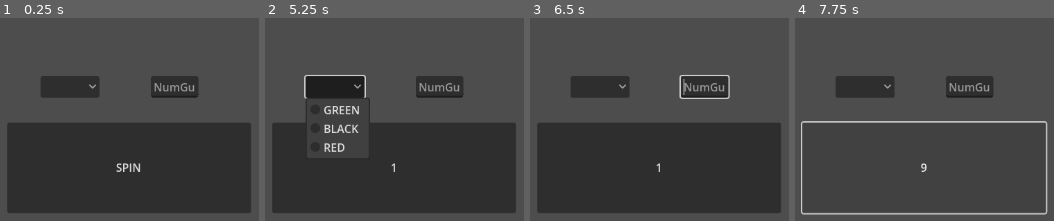
Above: before the commit, frames 1-4 (left to right).
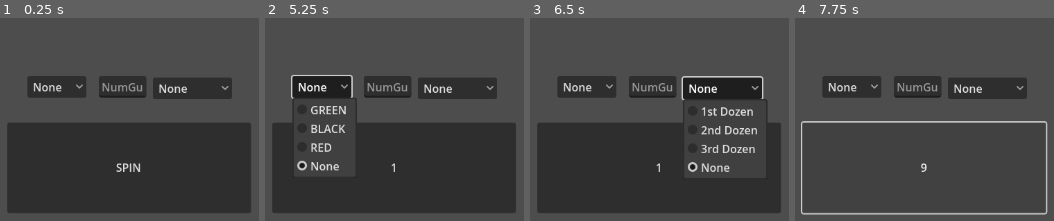
Above: after the commit, the same moments.

Repository: Nobodylollol/SypProjekt
Game: Godot game, scene res://node_2d.tscn
Same seed, same stepped clock (60 frames per second), same inputs: the game is played once before the commit and once after it.
Inputs (mouse positions are in pixels of both pictures, inside the frame that each line leads up to; where the layout moved, square brackets give the same spot in the first picture):
- Up to frame 1 (0.25 s): no input
- Up to frame 2 (5.25 s): click "SPIN" at 0.5 s; click "1" at 1.25 s; click "22" at 2 s; click "24" at 2.75 s; click "10" at 3.5 s; click "26" at 4.25 s; click (321, 87) [334, 87] at 5 s
- Up to frame 3 (6.5 s): click (721, 89) at 5.75 s, where only the run after the commit has a clickable "None"
- Up to frame 4 (7.75 s): click "1" at 6.5 s; click "5" at 7.25 s

The runs differ from the first frame. In frame 1, 4.8% of the frame differs, in the area x 10-90%, y 28-40%; in frame 2, 7.1%; in frame 3, 7.8%, in the area x 10-92%, y 28-76%; in frame 4, 4.8%.

Commit message:
Implementation Logic
dozens, validation

Diff:
--- a/Scripts/ColorSelect.gd
+++ b/Scripts/ColorSelect.gd
@@ -1,8 +1,5 @@
 extends OptionButton
 class_name Option
-
-@onready var Select = $"."
-
 
 func getSelection() -> int:
 	return self.get_selected_id();
--- a/Scripts/PointValidation.gd
+++ b/Scripts/PointValidation.gd
@@ -3,6 +3,7 @@
 @onready var NumGen 	:= $"../SpinButton"
 @onready var NumInput 	:= $"../NumberInput"
 @onready var OptionCol 	:= $"../ColorSelect"
+@onready var OptionDoz	:= $"../SelectDozen"
 
 const BLACK := [2,4,6,8,10,11,13,15,17,20,22,24,26,28,31,33,35]
 const RED 	:= [1,3,5,7,9,12,14,16,18,19,21,23,25,27,30,32,34,36]
@@ -17,6 +18,10 @@
 	if checkForColorWithInt(NumGen.getResult()) == checkForColorWithStr(str(OptionCol.getSelection())):
 		self.text= "	You've guessed the right color\n
 							Calculating score"
+
+	if checkForThird(NumGen.getResult())==checkForThirdWithId():
+		self.text=	"You've guessed the right Third \n
+					Calculating score"
 	return -1
 
 func checkForColorWithInt(Check :int) -> String:
@@ -29,7 +34,7 @@
 	return "ERR"
 
 func checkForColorWithStr(Check :String) -> String:
-	if Check=="0":
+	if Check=="3":
 		return "GREEN"
 	elif Check=="2":
 		return "RED"
@@ -37,11 +42,16 @@
 		return "BLACK"
 	return "ERR"
 
-func checkForThird()->int:
-	if   1  <= NumGen.getResult() <= 12:
+func checkForThird(input:int)->int:
+	if   1  <= input && input <= 12:
 		return 1;
-	elif 13 <= NumGen.getResult() <= 24:
+	elif 13 <= input && input <= 24:
 		return 2;
-	elif 25 <= NumGen.getResult() <= 26:
+	elif 25 <= input && input <= 36:
 		return 3;
 	return -1
+
+func checkForThirdWithId()->int:
+	if OptionDoz.getSelection() != 0:
+		return OptionDoz.getSelection()
+	return -1
--- a/Scripts/Random_Number_Generator.gd
+++ b/Scripts/Random_Number_Generator.gd
@@ -6,6 +6,7 @@
 @onready var NumCon := $"../NumberInput";
 var NumberEntered
 signal validateScore
+var Probabilities := [0,1,2,3,4,5,6,7,8,9,10,11,12,13,14,15,16,17,18,19,20,21,22,23,24,25,26,27,28,29,30,31,32,33,34,35,36];
 
 
 func _ready():
@@ -16,12 +17,15 @@
 func _on_button_down() -> int:
 
 	NumberEntered = NumCon.getNumEntered()
-	Result = rng.randi_range(0,36)
+	Result = Probabilities[rng.randi_range(0,36)];
 
 	print("Output")
 	print("Generated: "+str(Result));
 	self.text = str(Result)
-	print("Input: "+str(NumberEntered))
+	if !(NumberEntered==-1):
+		print("Input: "+str(NumberEntered))
+	else:
+		print("Selected Other Input")
 	emit_signal("validateScore")
 	return Result
 
--- a/node_2d.tscn
+++ b/node_2d.tscn
@@ -1,9 +1,10 @@
-[gd_scene load_steps=5 format=3 uid="uid://bu5p1xv3i5tx"]
+[gd_scene load_steps=6 format=3 uid="uid://bu5p1xv3i5tx"]
 
 [ext_resource type="Script" uid="uid://baknkw5ycff34" path="res://Scripts/Random_Number_Generator.gd" id="1_wtcfe"]
 [ext_resource type="Script" uid="uid://lu666hjdufpn" path="res://Scripts/line_edit.gd" id="2_0e48y"]
 [ext_resource type="Script" uid="uid://46rar433lwbx" path="res://Scripts/PointValidation.gd" id="3_epypp"]
 [ext_resource type="Script" uid="uid://gof3re1mf8i4" path="res://Scripts/ColorSelect.gd" id="4_0hol4"]
+[ext_resource type="Script" uid="uid://cp314g78a7d17" path="res://select_dozen.gd" id="5_q6r6c"]
 
 [node name="Node2D" type="Node2D"]
 
@@ -16,9 +17,9 @@
 script = ExtResource("1_wtcfe")
 
 [node name="NumberInput" type="LineEdit" parent="."]
-offset_left = 552.0
+offset_left = 477.0
 offset_top = 185.0
-offset_right = 620.5625
+offset_right = 545.5625
 offset_bottom = 216.0
 placeholder_text = "NumGuess"
 script = ExtResource("2_0e48y")
@@ -31,18 +32,38 @@
 script = ExtResource("3_epypp")
 
 [node name="ColorSelect" type="OptionButton" parent="."]
-offset_left = 393.0
+offset_left = 374.0
 offset_top = 185.0
-offset_right = 476.0
+offset_right = 459.0
 offset_bottom = 216.0
-item_count = 3
+selected = 3
+item_count = 4
 popup/item_0/text = "GREEN"
 popup/item_0/id = 0
 popup/item_1/text = "BLACK"
 popup/item_1/id = 1
 popup/item_2/text = "RED"
 popup/item_2/id = 2
+popup/item_3/text = "None"
+popup/item_3/id = 3
 script = ExtResource("4_0hol4")
+
+[node name="SelectDozen" type="OptionButton" parent="."]
+offset_left = 555.0
+offset_top = 187.0
+offset_right = 669.0
+offset_bottom = 218.0
+selected = 3
+item_count = 4
+popup/item_0/text = "1st Dozen"
+popup/item_0/id = 1
+popup/item_1/text = "2nd Dozen"
+popup/item_1/id = 2
+popup/item_2/text = "3rd Dozen"
+popup/item_2/id = 3
+popup/item_3/text = "None"
+popup/item_3/id = 0
+script = ExtResource("5_q6r6c")
 
 [connection signal="button_down" from="SpinButton" to="SpinButton" method="_on_button_down"]
 [connection signal="validateScore" from="SpinButton" to="Output" method="_on_spin_button_validate_score"]
--- /dev/null
+++ b/select_dozen.gd
@@ -0,0 +1,5 @@
+extends OptionButton
+class_name Dozen
+
+func getSelection() -> int:
+	return self.get_selected_id();
Not shown, added: ToDO.txt
Not shown, added: select_dozen.gd.uid
